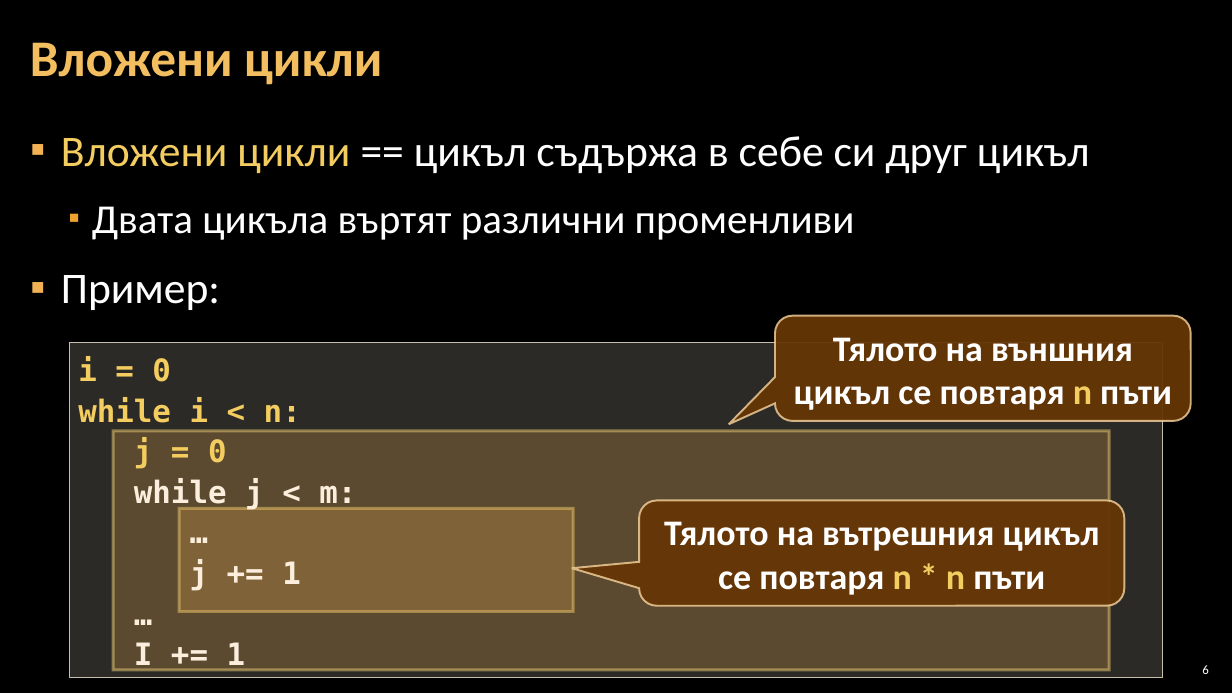
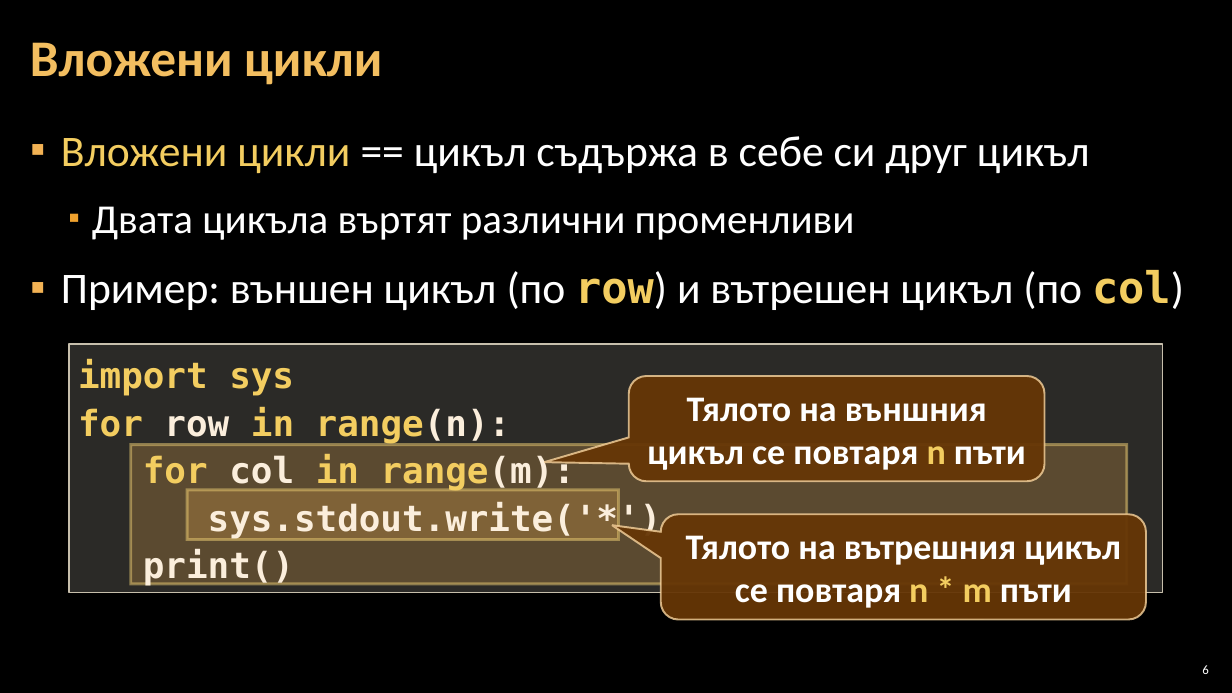
Before and after one commit to Software-University/Python-Basics, a slide deck: slide 6 of 6. Drawing-with-Loops/6. Drawing-with-Loops.pptx. Drawn at 1232x693 pixels with LibreOffice and Linux fonts; fonts in the diff are those of the drawing; background and template pictures are left out. Boxes give left, top, right and bottom in pixels: in the first picture for what was removed or moved away, otherwise in the second. Text is boxed around its words. In the diff, an @@ line names an element or a change of style, - is before the commit and + after.

```diff
--- a/6. Drawing-with-Loops/6. Drawing-with-Loops.pptx
+++ b/6. Drawing-with-Loops/6. Drawing-with-Loops.pptx
@@ text at (x1=61, y1=270, x2=1184, y2=310): text changed @@
-▪ Пример:
+▪ Пример: външен цикъл (по row) и вътрешен цикъл (по col)
@@ rectangle "import sys" resized from (x1=69, y1=343, x2=1163, y2=678) to (x1=69, y1=344, x2=1163, y2=592) @@
@@ text in rectangle at (x1=78, y1=359, x2=662, y2=586): text changed; size 24 to 28 pt @@
-i = 0
-while i < n:
-j = 0
-while j < m:
-…
-j += 1
-…
-I += 1
+import sys
+for row in range(n):
+for col in range(m):
+sys.stdout.write('*')
+print()
@@ rounded speech box "Тялото на външния цикъл се ..." at (x1=628, y1=376, x2=1044, y2=482): proportions changed @@
@@ rounded speech box "Тялото на външния цикъл се ..." moved from (x1=775, y1=316, x2=1191, y2=421) to (x1=628, y1=376, x2=1044, y2=482) @@
@@ rectangle resized from (x1=113, y1=431, x2=1109, y2=670) to (x1=130, y1=445, x2=1127, y2=584) @@
@@ rectangle resized from (x1=179, y1=508, x2=573, y2=612) to (x1=188, y1=490, x2=619, y2=540) @@
@@ rounded speech box "Тялото на вътрешния цикъл се ..." moved from (x1=639, y1=501, x2=1124, y2=606) to (x1=661, y1=515, x2=1146, y2=620) @@
@@ rounded speech box "Тялото на вътрешния цикъл се ..." at (x1=661, y1=515, x2=1146, y2=620): proportions changed @@
@@ text in rounded speech box at (x1=686, y1=535, x2=1121, y2=608): text changed @@
-Тялото на вътрешния цикъл се повтаря n * n пъти
+Тялото на вътрешния цикъл се повтаря n * m пъти
```
Also in this commit, not shown: 16 other slides changed, 13 other files.
